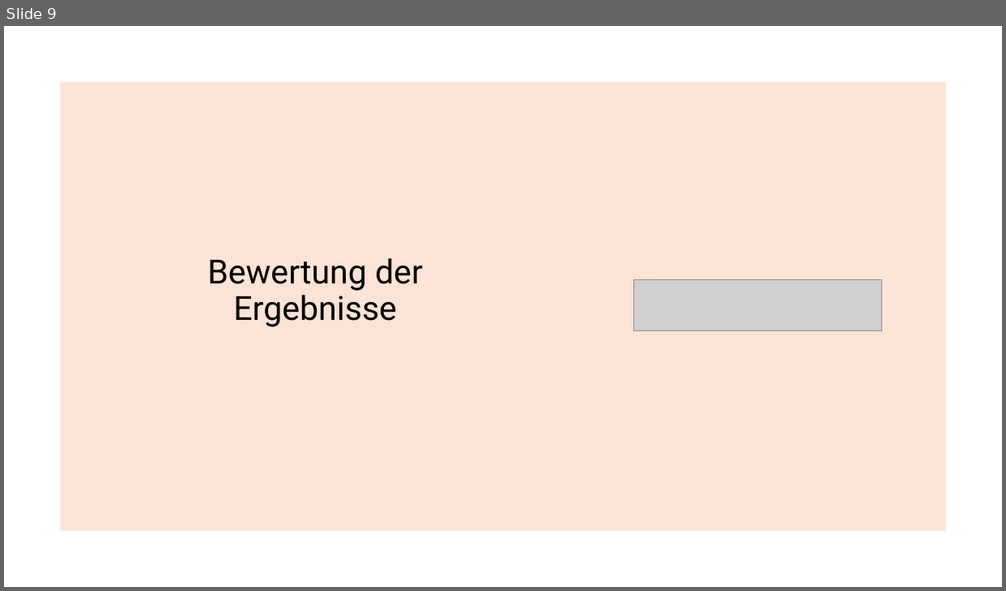
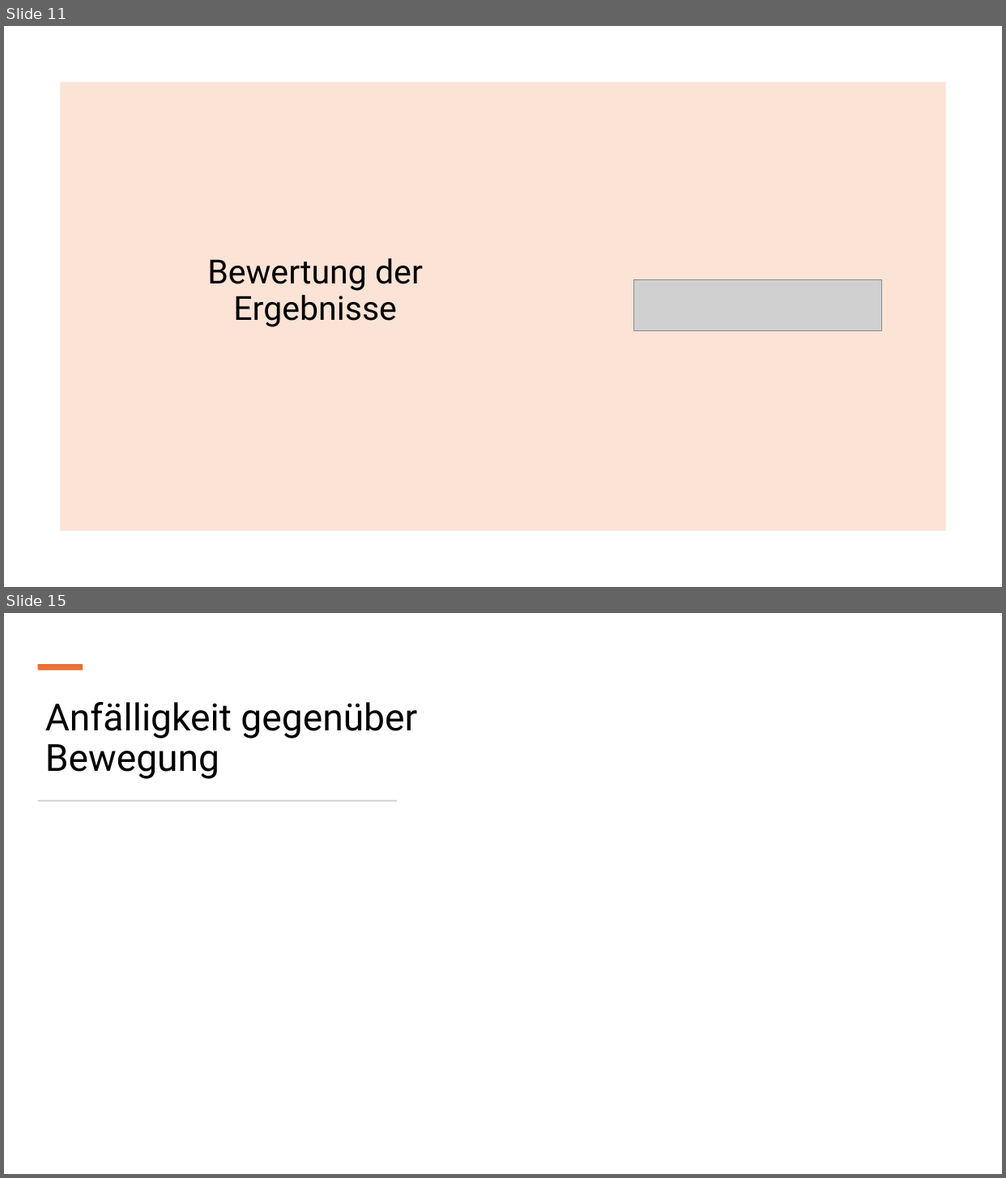
Before and after one commit to IntiGit/ComputerVisionGame, a slide deck: Präsentationen/Meilenstein_2.pptx. Shown one above the other, each under a label of ours: slide 9 before the commit, slides 11 and 15 after it; the slides between them are not shown. The pictures are 1006x591 and 1006x1178 pixels, drawn with LibreOffice and Linux fonts; fonts in the diff are those of the drawing; grey boxes stand for pictures. Boxes give left, top, right and bottom in pixels: in the first picture for what was removed or moved away, otherwise in the second. Text is boxed around its words. In the diff, an @@ line names an element or a change of style, - is before the commit and + after.

```diff
--- a/Präsentationen/Meilenstein_2.pptx
+++ b/Präsentationen/Meilenstein_2.pptx
@@ slide 15 added at bbox=[4, 613, 1002, 1174], background #FFFFFF @@
@@ rectangle added at bbox=[38, 664, 83, 670], fill #E97132 @@
@@ title added at bbox=[45, 702, 417, 779], 36 pt, text #000000 @@
+Anfälligkeit gegenüber Bewegung
@@ rectangle added at bbox=[38, 800, 397, 802], fill #D5D5D5 @@
@@ what was slide 9 is now slide 11 @@
```
Also in this commit, not shown: 4 slides changed, 6 other slides added, 1 other file.
